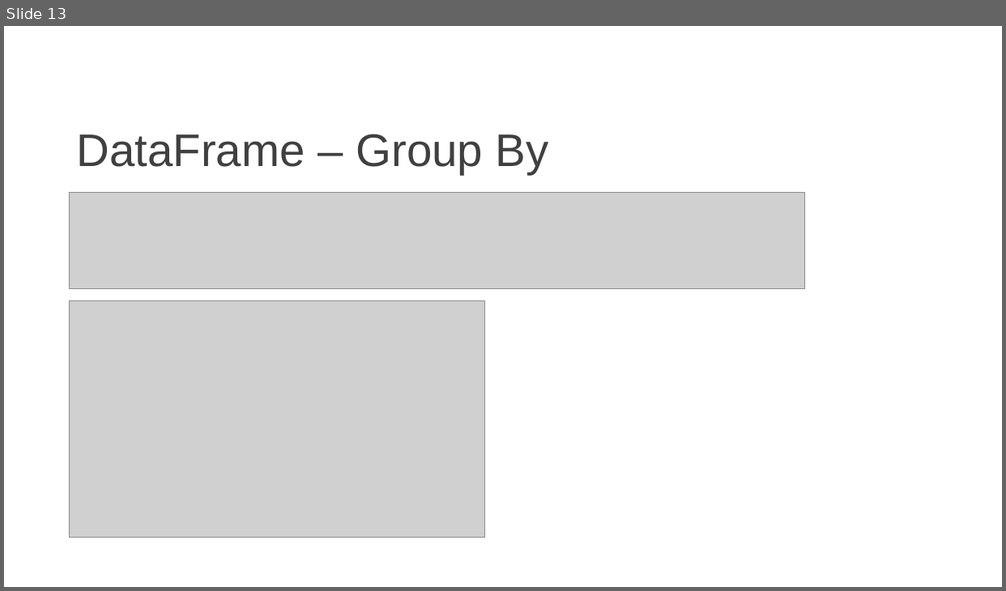
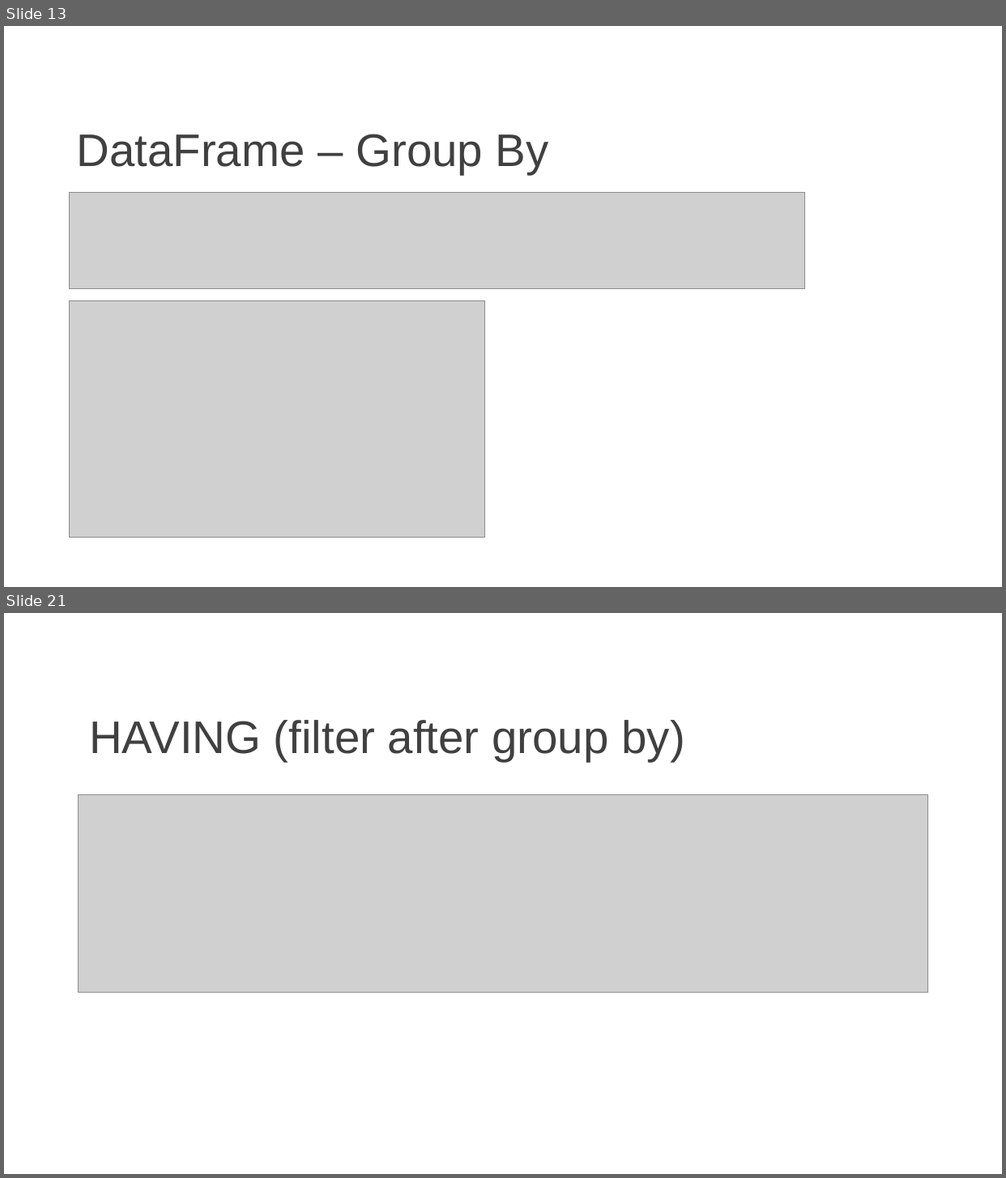
Before and after one commit to ZERRY-000/00-python-pandas-journey, a slide deck: 00-Basic-Pandas.pptx. Shown one above the other, each under a label of ours: slide 13 before the commit, slides 13 and 21 after it; the slides between them are not shown. The pictures are 1006x591 and 1006x1178 pixels, drawn with LibreOffice and Linux fonts; fonts in the diff are those of the drawing; grey boxes stand for pictures. Boxes give left, top, right and bottom in pixels: in the first picture for what was removed or moved away, otherwise in the second. Text is boxed around its words. In the diff, an @@ line names an element or a change of style, - is before the commit and + after.

```diff
--- a/00-Basic-Pandas.pptx
+++ b/00-Basic-Pandas.pptx
@@ slide 21 added at box(4, 613, 1002, 1174), background #FFFFFF @@
@@ text added at box(89, 720, 684, 762), 44 pt, text #404040 @@
+HAVING (filter after group by)
@@ picture added at box(78, 795, 928, 993) @@
```
Also in this commit, not shown: 9 other slides added, 5 other files.
